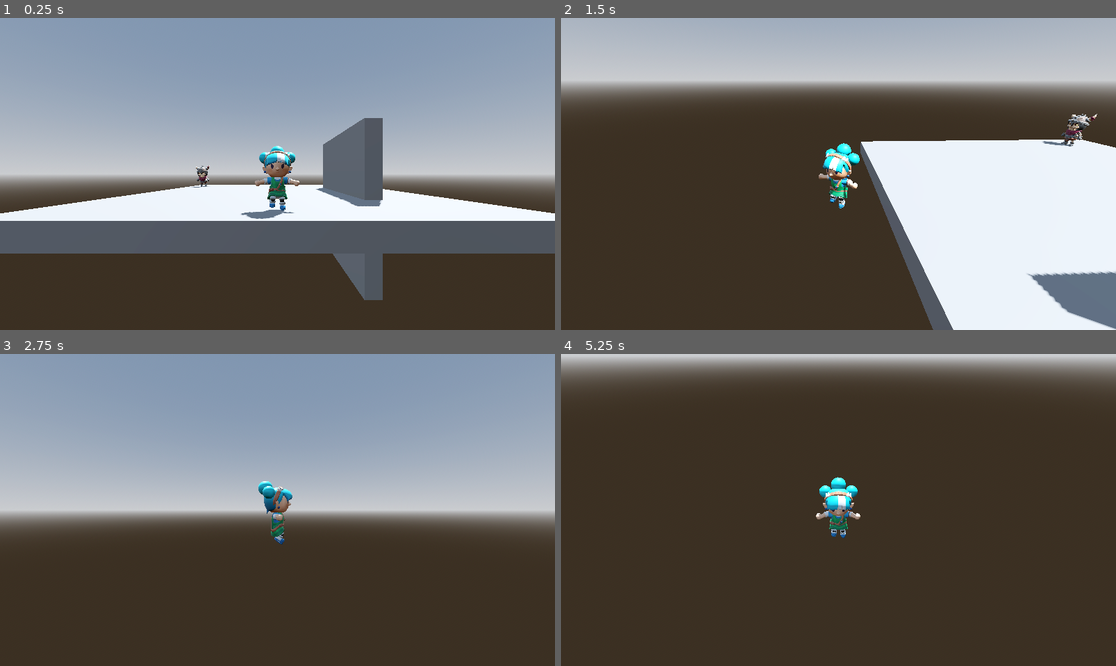
Above: before the commit, frames 1-4 (two rows, left to right).
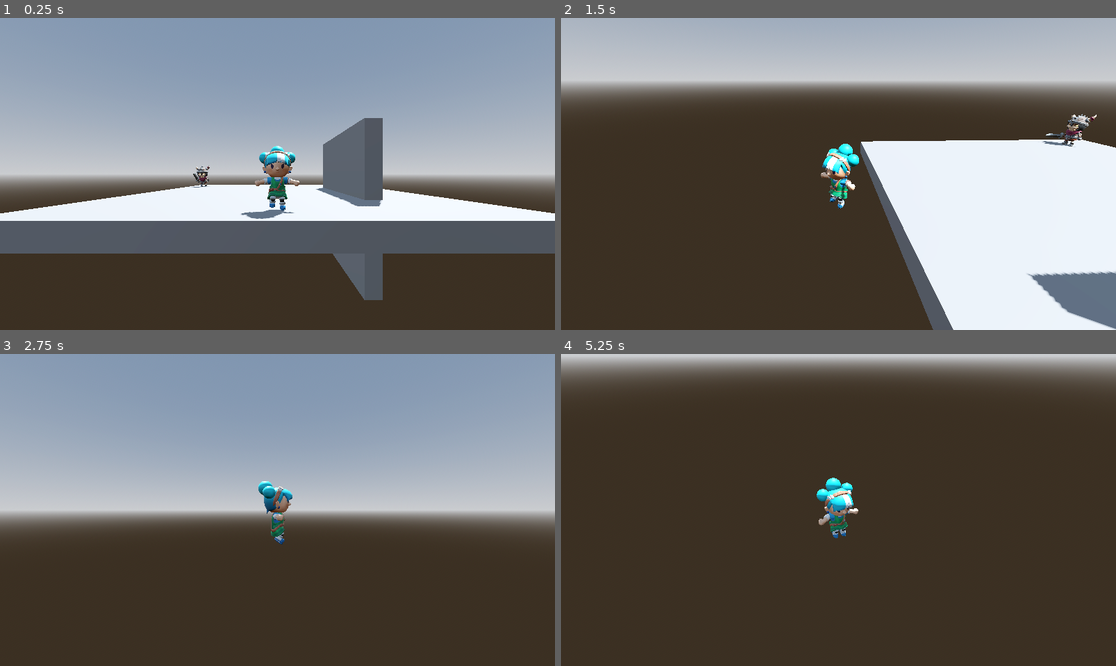
Above: after the commit, the same moments.

Repository: Stone-keep/3d_platformer
Game: Godot game, scene res://scenes/game.tscn
Two runs of this game, one before a commit and one after it. Both use one fixed random seed, a clock stepped at 60 frames per second and the inputs below.
Inputs (mouse positions are in pixels of both pictures, inside the frame that each line leads up to):
- Up to frame 1 (0.25 s): no input
- Up to frame 2 (1.5 s): move the mouse to (960, 158) at 0.52 s; hold D (right) 0.53-1.28 s; tap Space (jump) at 0.77 s; move the mouse to (727, 189) at 1.27 s; hold S (backward) from 1.28 s (still down)
- Up to frame 3 (2.75 s): tap Space (jump) at 1.52 s; move the mouse to (333, 441) at 2.02 s; release S (backward) at 2.03 s; hold D (right) from 2.03 s (still down)
- Up to frame 4 (5.25 s): move the mouse to (810, 572) at 2.77 s; release D (right) at 2.78 s; hold W (forward) 2.78-3.53 s; tap Space (jump) at 3.02, 3.77, 4.52 s; move the mouse to (1005, 556) at 3.52 s; hold A (left) 3.53-5.03 s; move the mouse to (672, 463) at 4.27 s; move the mouse to (866, 510) at 5.02 s; hold S (backward) from 5.03 s (still down)

The runs differ from the first frame. In frame 1, less than 0.1% of the frame differs, in the area x 34-38%, y 47-55%; in frame 2, 0.7%; in frame 3, less than 0.1%; in frame 4, 0.8%, in the area x 45-54%, y 39-60%.

Commit message:
Add sword to enemy model, improve animations

Diff:
--- a/scenes/enemy.gd
+++ b/scenes/enemy.gd
@@ -3,17 +3,22 @@
 @onready var animation_tree: AnimationTree = $AnimationTree
 @onready var move_state_machine: AnimationNodeStateMachinePlayback = $AnimationTree.get("parameters/MoveStateMachine/playback")
 @onready var model: Node3D = $Model
-@onready var attack_cooldown: Timer = $AttackCooldown
+@onready var attack_cooldown_timer: Timer = $AttackCooldown
+@onready var attack_delay_timer: Timer = $AttackDelay
 
 # Movement
 var speed := 3.0
 var friction := 8.0
 var acceleration := 8.0
+var idle_when_player_above_height := 1.2
+var idle_when_player_above_radius := 1.5
 var direction: Vector3
-var target: CharacterBody3D
+var player: CharacterBody3D
 var can_move := true
 
+var attack_target: CharacterBody3D
 var player_in_attack_range := false
+var attack_delay := false
 
 func _physics_process(delta: float) -> void:
 	move(delta)
@@ -25,8 +30,9 @@
 func move(delta: float) -> void:
 	if not is_on_floor():
 		velocity += get_gravity() * delta
-	if target:
-		direction = target.global_position - global_position
+
+	if player and is_on_floor() and not is_player_above():
+		direction = player.global_position - global_position
 		direction.y = 0
 		direction = direction.normalized()
 		var desired_velocity := direction * speed
@@ -36,31 +42,64 @@
 		velocity.x = move_toward(velocity.x, 0, speed * delta * friction)
 		velocity.z = move_toward(velocity.z, 0, speed * delta * friction)
 
-func attack():
-	if player_in_attack_range and attack_cooldown.is_stopped():
-		attack_cooldown.start()
-		animation_tree.set("parameters/Attack/request", AnimationNodeOneShot.ONE_SHOT_REQUEST_FIRE)
+func is_player_above() -> bool:
+	if not player:
+		return false
+
+	var horizontal_distance := Vector2(
+		player.global_position.x - global_position.x,
+		player.global_position.z - global_position.z
+	).length()
+
+	return (
+		player.global_position.y > global_position.y + idle_when_player_above_height
+		and horizontal_distance < idle_when_player_above_radius
+	)
+
+func attack() -> void:
+	if player_in_attack_range and attack_cooldown_timer.is_stopped() and not attack_delay:
+		attack_delay = true
+		attack_delay_timer.start()
 
 func animate(delta: float) -> void:
-	move_state_machine.travel("Running" if velocity and not player_in_attack_range else "Idle")
+	move_state_machine.travel("Running_01" if velocity and not player_in_attack_range and not is_player_above() else "Idle")
 	if direction:
-		model.rotation.y = rotate_toward(model.rotation.y, -Vector2(direction.x, direction.z).angle() + PI/2, 6.0 * delta)
-
+		model.rotation.y = rotate_toward(
+			model.rotation.y,
+			-Vector2(direction.x, direction.z).angle() + PI/2,
+			6.0 * delta
+			)
+	if player_in_attack_range:
+		model.rotation.y = rotate_toward(
+			model.rotation.y,
+			-Vector2(player.global_position.x - global_position.x, player.global_position.z - global_position.z).angle() + PI/2,
+			6.0 * delta
+			)
 
 func _on_aggro_area_body_entered(body: Node3D) -> void:
 	if body.is_in_group("player"):
-		target = body
+		player = body
 
 func _on_aggro_area_body_exited(body: Node3D) -> void:
 	if body.is_in_group("player"):
-		target = null
+		player = null
 
 func _on_attack_area_body_entered(body: Node3D) -> void:
 	if body.is_in_group("player"):
 		player_in_attack_range = true
+		attack_delay = false
 		can_move = false
 
 func _on_attack_area_body_exited(body: Node3D) -> void:
 	if body.is_in_group("player"):
 		player_in_attack_range = false
+		attack_delay = false
 		can_move = true
+
+func _on_attack_delay_timeout() -> void:
+	attack_delay = false
+	if player and player_in_attack_range:
+		player.get_hit()
+		attack_cooldown_timer.wait_time = randf_range(3.0, 5.0)
+		attack_cooldown_timer.start()
+		animation_tree.set("parameters/Attack/request", AnimationNodeOneShot.ONE_SHOT_REQUEST_FIRE)
--- a/scenes/enemy.tscn
+++ b/scenes/enemy.tscn
@@ -2,10 +2,23 @@
 
 [ext_resource type="PackedScene" uid="uid://bks0ynvp57mq1" path="res://graphics/characters/skeleton warrior/Skeleton_Warrior.glb" id="1_7p1mj"]
 [ext_resource type="Script" uid="uid://cgw801m6d6h16" path="res://scenes/enemy.gd" id="1_md0e3"]
+[ext_resource type="PackedScene" uid="uid://cp757r6txb0j6" path="res://graphics/weapons/sword_1handed.gltf" id="3_4ra3w"]
+[ext_resource type="Texture2D" uid="uid://cbf5176yt1e2d" path="res://graphics/weapons/barbarian_texture.png" id="4_5uy6h"]
+
+[sub_resource type="StandardMaterial3D" id="StandardMaterial3D_c4w8v"]
+albedo_texture = ExtResource("4_5uy6h")
 
 [sub_resource type="CapsuleShape3D" id="CapsuleShape3D_7p1mj"]
-radius = 0.52783203
-height = 2.269287
+radius = 0.5751953
+height = 2.2402344
+
+[sub_resource type="CylinderShape3D" id="CylinderShape3D_4ra3w"]
+height = 2.675354
+radius = 8.012695
+
+[sub_resource type="CylinderShape3D" id="CylinderShape3D_md0e3"]
+height = 1.3395276
+radius = 1.3833008
 
 [sub_resource type="AnimationNodeAnimation" id="AnimationNodeAnimation_5uy6h"]
 animation = &"1H_Melee_Attack_Slice_Horizontal"
@@ -32,13 +45,13 @@
 [sub_resource type="AnimationNodeStateMachine" id="AnimationNodeStateMachine_nenq2"]
 states/Idle/node = SubResource("AnimationNodeAnimation_md0e3")
 states/Idle/position = Vector2(304, 97)
-states/Running/node = SubResource("AnimationNodeAnimation_4ra3w")
-states/Running/position = Vector2(432, 92)
-transitions = ["Start", "Idle", SubResource("AnimationNodeStateMachineTransition_5uy6h"), "Idle", "Running", SubResource("AnimationNodeStateMachineTransition_c4w8v"), "Running", "Idle", SubResource("AnimationNodeStateMachineTransition_xwavj")]
+states/Running_01/node = SubResource("AnimationNodeAnimation_4ra3w")
+states/Running_01/position = Vector2(432, 92)
+transitions = ["Start", "Idle", SubResource("AnimationNodeStateMachineTransition_5uy6h"), "Idle", "Running_01", SubResource("AnimationNodeStateMachineTransition_c4w8v"), "Running_01", "Idle", SubResource("AnimationNodeStateMachineTransition_xwavj")]
 graph_offset = Vector2(-445, -70)
 
 [sub_resource type="AnimationNodeBlendTree" id="AnimationNodeBlendTree_md484"]
-graph_offset = Vector2(-629.00305, 44.409973)
+graph_offset = Vector2(-683.6559, 22.335602)
 nodes/output/position = Vector2(360, 240)
 nodes/MoveStateMachine/node = SubResource("AnimationNodeStateMachine_nenq2")
 nodes/MoveStateMachine/position = Vector2(-160, 80)
@@ -48,13 +61,6 @@
 nodes/Animation/position = Vector2(-280, 380)
 node_connections = [&"output", 0, &"Attack", &"Attack", 0, &"MoveStateMachine", &"Attack", 1, &"Animation"]
 
-[sub_resource type="SphereShape3D" id="SphereShape3D_ipns3"]
-radius = 6.3992906
-
-[sub_resource type="CylinderShape3D" id="CylinderShape3D_md0e3"]
-height = 2.2590637
-radius = 1.1850586
-
 [node name="Enemy" type="CharacterBody3D" unique_id=257004890 groups=["enemies"]]
 collision_layer = 4
 collision_mask = 7
@@ -63,7 +69,7 @@
 [node name="Model" parent="." unique_id=1172457459 instance=ExtResource("1_7p1mj")]
 
 [node name="Skeleton3D" parent="Model/Rig" parent_id_path=PackedInt32Array(1172457459, 898247094) index="0" unique_id=1567485039]
-bones/1/position = Vector3(0, 0.37699065, 0)
+bones/1/position = Vector3(0, 0.37442362, 0)
 bones/1/rotation = Quaternion(-1.11122625e-10, 0.043157753, 2.5724098e-09, 0.9990683)
 bones/1/scale = Vector3(0.99999994, 1, 0.99999994)
 bones/2/rotation = Quaternion(-6.938893e-18, 7.1054274e-15, 4.93038e-32, 1)
@@ -71,46 +77,46 @@
 bones/3/rotation = Quaternion(8.271806e-25, 3.7252903e-09, -2.75506e-40, 1)
 bones/3/scale = Vector3(1, 0.9999999, 1)
 bones/4/position = Vector3(0.21200736, 0.13413203, 7.9299625e-08)
-bones/4/rotation = Quaternion(-0.5515658, -0.062126823, -0.65550077, 0.51208806)
+bones/4/rotation = Quaternion(-0.5510658, -0.060870953, -0.6524231, 0.516687)
 bones/4/scale = Vector3(0.9999991, 0.9999986, 0.9999996)
-bones/5/rotation = Quaternion(1.9625558e-08, -5.6698827e-08, -0.47985628, 0.8773472)
+bones/5/rotation = Quaternion(2.5413241e-08, -6.322157e-08, -0.487064, 0.8733663)
 bones/5/scale = Vector3(1.0000006, 0.99999946, 1)
 bones/6/rotation = Quaternion(1.44633185e-08, 1.2667185e-08, 0.026658092, 0.99964464)
 bones/6/scale = Vector3(0.99999994, 1, 1)
-bones/7/rotation = Quaternion(-0.3169139, -0.33080018, 0.13532776, 0.87853473)
+bones/7/rotation = Quaternion(-0.31754243, -0.33285192, 0.13800012, 0.87711596)
 bones/7/scale = Vector3(0.9999998, 0.99999976, 1.0000004)
 bones/8/position = Vector3(8.348433e-10, 0.096125185, -0.057500035)
-bones/8/rotation = Quaternion(0.0016476178, 0.0016476158, -0.70103157, 0.7131264)
+bones/8/rotation = Quaternion(0.0015818196, 0.0015818147, -0.7012752, 0.71288705)
 bones/8/scale = Vector3(1, 1.0000001, 1.0000001)
 bones/9/position = Vector3(-0.21200737, 0.13413203, 8.6813984e-08)
-bones/9/rotation = Quaternion(-0.6110216, 0.082294144, 0.6286001, 0.47406995)
+bones/9/rotation = Quaternion(-0.6104094, 0.08113347, 0.62600905, 0.47846672)
 bones/9/scale = Vector3(0.99999905, 0.9999985, 0.9999996)
-bones/10/rotation = Quaternion(2.1637023e-08, 4.6092982e-08, 0.50375855, 0.86384463)
+bones/10/rotation = Quaternion(5.561258e-09, 4.728474e-08, 0.510631, 0.85980004)
 bones/10/scale = Vector3(1.0000008, 0.9999997, 0.9999999)
 bones/11/rotation = Quaternion(-4.94615e-10, -1.4597426e-08, -0.026658095, 0.99964464)
 bones/11/scale = Vector3(1.0000001, 1, 1)
-bones/12/rotation = Quaternion(-0.31559852, 0.30508453, -0.21707992, 0.8718929)
+bones/12/rotation = Quaternion(-0.31635284, 0.30747902, -0.21983859, 0.8700854)
 bones/12/scale = Vector3(0.9999998, 0.9999999, 1.0000002)
 bones/13/position = Vector3(-1.573599e-08, 0.096125126, -0.057499975)
-bones/13/rotation = Quaternion(0.004339129, 0.005110856, 0.7025794, 0.71157396)
+bones/13/rotation = Quaternion(0.0044316025, 0.0052197766, 0.70248216, 0.71166843)
 bones/13/scale = Vector3(1, 1.0000001, 1.0000001)
 bones/14/rotation = Quaternion(-5.8060785e-11, -0.031341746, -1.880125e-09, 0.99950874)
 bones/14/scale = Vector3(1, 0.99999994, 1)
 bones/16/position = Vector3(0.17094508, 0.1135872, 1.5994095e-08)
-bones/16/rotation = Quaternion(0.9912737, 0.08323805, 0.077407464, 0.06675311)
+bones/16/rotation = Quaternion(0.99072635, 0.08336408, 0.077879086, 0.07380247)
 bones/16/scale = Vector3(0.99999994, 0.9999997, 1.0000008)
-bones/17/rotation = Quaternion(0.3414256, 6.027837e-08, -2.431405e-07, 0.93990886)
+bones/17/rotation = Quaternion(0.35999346, 6.4175666e-08, -2.5400973e-07, 0.9329549)
 bones/17/scale = Vector3(1.0000004, 0.9999999, 0.99999994)
-bones/18/rotation = Quaternion(-0.5934275, -0.20384663, 0.06714924, 0.7757458)
+bones/18/rotation = Quaternion(-0.60313433, -0.20286882, 0.070406675, 0.76819015)
 bones/18/scale = Vector3(0.99999964, 1.0000006, 0.99999946)
-bones/19/rotation = Quaternion(5.8563055e-06, 0.9201629, -0.39153573, -1.2663905e-06)
+bones/19/rotation = Quaternion(-2.243216e-06, 0.92015594, -0.39155215, 5.9089115e-07)
 bones/19/scale = Vector3(0.99999994, 0.99999774, 1.0000024)
 bones/20/position = Vector3(-0.17094508, 0.11358732, 1.557549e-08)
-bones/20/rotation = Quaternion(0.9935245, -0.032127034, 0.030315783, 0.10468003)
+bones/20/rotation = Quaternion(0.9928336, -0.0325436, 0.030140731, 0.11096813)
 bones/20/scale = Vector3(0.9999999, 0.99999976, 1.0000008)
-bones/21/rotation = Quaternion(0.3916639, -6.063354e-08, 2.7389828e-07, 0.92010844)
+bones/21/rotation = Quaternion(0.40794584, -6.010795e-08, 2.8403184e-07, 0.91300607)
 bones/21/scale = Vector3(0.99999994, 0.99999976, 0.99999994)
-bones/22/rotation = Quaternion(-0.62185276, 0.11329508, -0.01887422, 0.77466583)
+bones/22/rotation = Quaternion(-0.63062197, 0.113036856, -0.020388575, 0.76754344)
 bones/22/scale = Vector3(0.99999976, 1.0000006, 0.9999992)
 bones/23/rotation = Quaternion(-8.934892e-05, 0.9202217, -0.3913977, 2.0290998e-05)
 bones/23/scale = Vector3(1.0000002, 0.9999979, 1.0000024)
@@ -140,19 +146,45 @@
 bones/37/rotation = Quaternion(1.00614094e-16, -6.7409847e-17, -1.574163e-08, 1)
 bones/37/scale = Vector3(1.0000001, 1, 1)
 bones/38/rotation = Quaternion(-0.7071068, -7.279511e-08, -7.279509e-08, 0.7071068)
-bones/39/position = Vector3(0.52084064, 0.76787096, -0.057637356)
+bones/39/position = Vector3(0.52084064, 0.76776034, -0.057637356)
 bones/39/rotation = Quaternion(0.7946267, -1.1175871e-07, 0.6070983, -5.9604645e-08)
 bones/40/rotation = Quaternion(-0.7071068, -7.279511e-08, -7.279509e-08, 0.7071068)
-bones/41/position = Vector3(-0.5108437, 0.76787084, 0.059736915)
+bones/41/position = Vector3(-0.5108437, 0.7677602, 0.059736915)
 bones/41/rotation = Quaternion(-0.7582528, -1.527369e-07, 0.65196073, -1.1175871e-08)
 bones/41/scale = Vector3(1, 1.0000001, 1)
 
 [node name="Skeleton_Warrior_Helmet" parent="Model/Rig/Skeleton3D" index="0" unique_id=1496301433]
-transform = Transform3D(0.99972045, -1.4014349e-09, 0.023646593, 1.3934147e-09, 0.9999998, 3.5568637e-10, -0.023646593, -3.2263736e-10, 0.99972045, -7.483345e-09, 1.1872001, -1.3592684e-07)
+transform = Transform3D(0.99972045, -1.4014349e-09, 0.023646593, 1.3934147e-09, 0.9999998, 3.5568637e-10, -0.023646593, -3.2263736e-10, 0.99972045, -7.483345e-09, 1.184633, -1.3592684e-07)
+
+[node name="BoneAttachment3D" type="BoneAttachment3D" parent="Model/Rig/Skeleton3D" index="10" unique_id=524980121]
+transform = Transform3D(0.0031347624, -0.16335829, -0.9865615, -0.99991375, -0.012993276, -0.0010248121, -0.012651772, 0.9864808, -0.1633857, -0.49071094, 0.6195342, 0.105889514)
+bone_name = "handslot.r"
+bone_idx = 13
+
+[node name="Sword" parent="Model/Rig/Skeleton3D/BoneAttachment3D" unique_id=1299904199 instance=ExtResource("3_4ra3w")]
+
+[node name="sword_1handed" parent="Model/Rig/Skeleton3D/BoneAttachment3D/Sword" index="0" unique_id=1750067602]
+surface_material_override/0 = SubResource("StandardMaterial3D_c4w8v")
 
 [node name="CollisionShape3D" type="CollisionShape3D" parent="." unique_id=560483156]
-transform = Transform3D(1, 0, 0, 0, 1, 0, 0, 0, 1, 0, 1.1051172, 0)
+transform = Transform3D(1, 0, 0, 0, 1, 0, 0, 0, 1, 0, 1.125428, 0)
 shape = SubResource("CapsuleShape3D_7p1mj")
+
+[node name="AggroArea" type="Area3D" parent="." unique_id=1363609038]
+collision_layer = 0
+collision_mask = 2
+
+[node name="CollisionShape3D" type="CollisionShape3D" parent="AggroArea" unique_id=1451642109]
+transform = Transform3D(1, 0, 0, 0, 1, 0, 0, 0, 1, 0, 1.3326463, 0)
+shape = SubResource("CylinderShape3D_4ra3w")
+
+[node name="AttackArea" type="Area3D" parent="." unique_id=967773911]
+collision_layer = 0
+collision_mask = 2
+
+[node name="CollisionShape3D" type="CollisionShape3D" parent="AttackArea" unique_id=2042509606]
+transform = Transform3D(1, 0, 0, 0, 1, 0, 0, 0, 1, 0, 1.0959971, 0)
+shape = SubResource("CylinderShape3D_md0e3")
 
 [node name="AnimationTree" type="AnimationTree" parent="." unique_id=1531828743]
 root_node = NodePath("../Model")
@@ -162,28 +194,19 @@
 parameters/Attack/internal_active = false
 parameters/Attack/request = 0
 
-[node name="AggroArea" type="Area3D" parent="." unique_id=1363609038]
-collision_layer = 0
-collision_mask = 2
-
-[node name="CollisionShape3D" type="CollisionShape3D" parent="AggroArea" unique_id=1451642109]
-shape = SubResource("SphereShape3D_ipns3")
-
-[node name="AttackArea" type="Area3D" parent="." unique_id=967773911]
-collision_layer = 0
-collision_mask = 2
-
-[node name="CollisionShape3D" type="CollisionShape3D" parent="AttackArea" unique_id=2042509606]
-transform = Transform3D(1, 0, 0, 0, 1, 0, 0, 0, 1, 0, 1.2391338, 0)
-shape = SubResource("CylinderShape3D_md0e3")
-
 [node name="AttackCooldown" type="Timer" parent="." unique_id=1486903482]
 wait_time = 5.0
+one_shot = true
+
+[node name="AttackDelay" type="Timer" parent="." unique_id=601983085]
+wait_time = 0.5
 one_shot = true
 
 [connection signal="body_entered" from="AggroArea" to="." method="_on_aggro_area_body_entered"]
 [connection signal="body_exited" from="AggroArea" to="." method="_on_aggro_area_body_exited"]
 [connection signal="body_entered" from="AttackArea" to="." method="_on_attack_area_body_entered"]
 [connection signal="body_exited" from="AttackArea" to="." method="_on_attack_area_body_exited"]
+[connection signal="timeout" from="AttackDelay" to="." method="_on_attack_delay_timeout"]
 
 [editable path="Model"]
+[editable path="Model/Rig/Skeleton3D/BoneAttachment3D/Sword"]
--- a/scenes/game.tscn
+++ b/scenes/game.tscn
@@ -38,6 +38,7 @@
 shadow_enabled = true
 
 [node name="Floor" type="StaticBody3D" parent="." unique_id=1916027342]
+collision_mask = 0
 
 [node name="MeshInstance3D" type="MeshInstance3D" parent="Floor" unique_id=1159080623]
 mesh = SubResource("BoxMesh_8cj0n")
@@ -46,6 +47,7 @@
 shape = SubResource("BoxShape3D_8cj0n")
 
 [node name="Wall" type="StaticBody3D" parent="." unique_id=338081224]
+collision_mask = 0
 
 [node name="MeshInstance3D" type="MeshInstance3D" parent="Wall" unique_id=160703974]
 transform = Transform3D(1, 0, 0, 0, 1, 0, 0, 0, 1, 5.2765055, 0, 0)
--- a/scenes/player.gd
+++ b/scenes/player.gd
@@ -34,8 +34,6 @@
 	direction = (camera_yaw_pivot.global_transform.basis * Vector3(input_dir.x, 0, input_dir.y)).normalized()
 	if Input.is_action_just_pressed("jump") and is_on_floor():
 		jump()
-	if Input.is_action_just_pressed("exit"):
-		$AnimationTree.set("parameters/GetHit/request", AnimationNodeOneShot.ONE_SHOT_REQUEST_FIRE)
 
 func move(delta):
 	var vel_3d = Vector3(velocity.x, 0, velocity.z)
@@ -67,4 +65,9 @@
 	else:
 		move_state_machine.travel("Jump")
 	if direction:
-		model.rotation.y = rotate_toward(model.rotation.y, -Vector2(direction.x, direction.z).angle() + PI/2, 6.0 * delta)
+		var horizontal_velocity := Vector3(velocity.x, 0, velocity.z)
+		if horizontal_velocity.length() > 0.2:
+			model.rotation.y = rotate_toward(model.rotation.y, -Vector2(horizontal_velocity.x, horizontal_velocity.z).angle() + PI / 2, 8.0 * delta)
+
+func get_hit() -> void:
+	$AnimationTree.set("parameters/GetHit/request", AnimationNodeOneShot.ONE_SHOT_REQUEST_FIRE)
--- a/scenes/player.tscn
+++ b/scenes/player.tscn
@@ -6,7 +6,7 @@
 
 [sub_resource type="CapsuleShape3D" id="CapsuleShape3D_3vyb7"]
 radius = 0.6069336
-height = 2.1000977
+height = 2.2248535
 
 [sub_resource type="AnimationNodeAnimation" id="AnimationNodeAnimation_qhqgy"]
 animation = &"Hit_B"
@@ -161,7 +161,7 @@
 bones/40/scale = Vector3(1, 1.0000001, 1)
 
 [node name="CollisionShape3D" type="CollisionShape3D" parent="." unique_id=960925333]
-transform = Transform3D(1, 0, 0, 0, 1, 0, 0, 0, 1, 0, 1.0277672, 0)
+transform = Transform3D(1, 0, 0, 0, 1, 0, 0, 0, 1, 0, 1.0901451, 0)
 shape = SubResource("CapsuleShape3D_3vyb7")
 
 [node name="CameraController" parent="." unique_id=1080607260 instance=ExtResource("3_qhqgy")]
